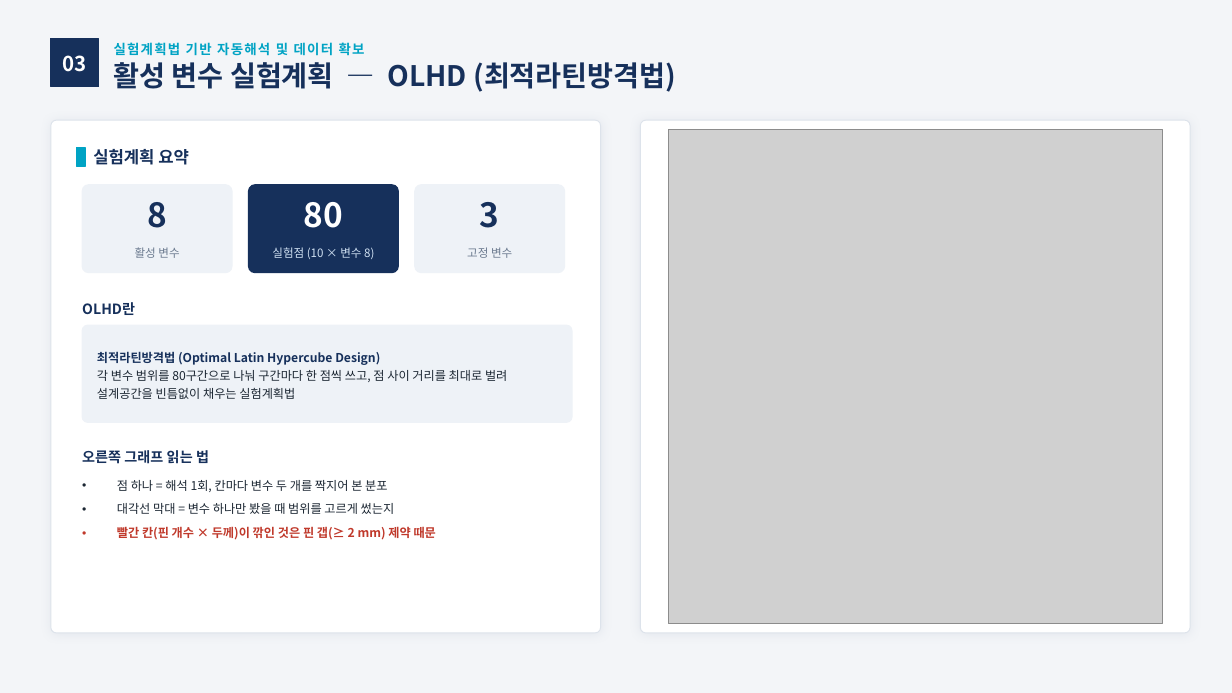
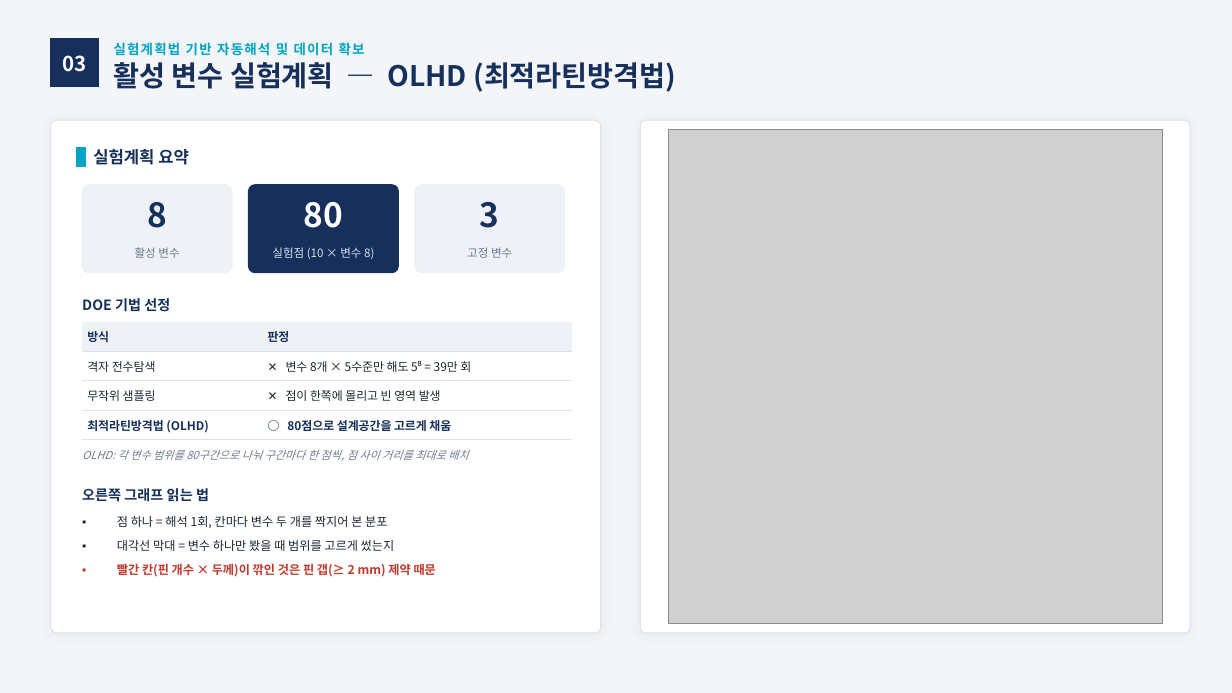
Before and after one commit to yjs9716/dddd, a slide deck: slide 1 of OLHD_장표.pptx. Drawn at 1232x693 pixels with LibreOffice and Linux fonts; fonts in the diff are those of the drawing; grey boxes stand for pictures. Boxes give left, top, right and bottom in pixels: in the first picture for what was removed or moved away, otherwise in the second. Text is boxed around its words. In the diff, an @@ line names an element or a change of style, - is before the commit and + after.

```diff
--- a/OLHD_장표.pptx
+++ b/OLHD_장표.pptx
@@ text at [82, 298, 170, 312]: text changed @@
-OLHD란
+DOE 기법 선정
@@ rounded rectangle removed at [82, 325, 572, 422] @@
@@ table added at [82, 322, 572, 437], 4 rows, 2 columns @@
+방식 | 판정
+격자 전수탐색 | ✕ 변수 8개 × 5수준만 해도 5⁸ = 39만 회
+무작위 샘플링 | ✕ 점이 한쪽에 몰리고 빈 영역 발생
+최적라틴방격법 (OLHD) | ○ 80점으로 설계공간을 고르게 채움
@@ text at [82, 450, 468, 461]: text changed; size 9.5 to 8.6 pt; text colour #1C2733 to #6B7A8F; italic on @@
-최적라틴방격법 (Optimal Latin Hypercube Design)
-각 변수 범위를 80구간으로 나눠 구간마다 한 점씩 쓰고, 점 사이 거리를 최대로 벌려 설계공간을 빈틈없이 채우는 실험계획법
+OLHD: 각 변수 범위를 80구간으로 나눠 구간마다 한 점씩, 점 사이 거리를 최대로 배치
@@ text "오른쪽 그래프 읽는 법": place and size @@
-text "오른쪽 그래프 읽는 법" at [82, 450, 209, 464]
+text "오른쪽 그래프 읽는 법" at [82, 488, 209, 502]
@@ text "점 하나 = 해석 1회, ...": place and size @@
-text "점 하나 = 해석 1회, ..." at [117, 480, 436, 540]
+text "점 하나 = 해석 1회, ..." at [117, 516, 436, 577]
```
Also in this commit, not shown: 1 other file.
